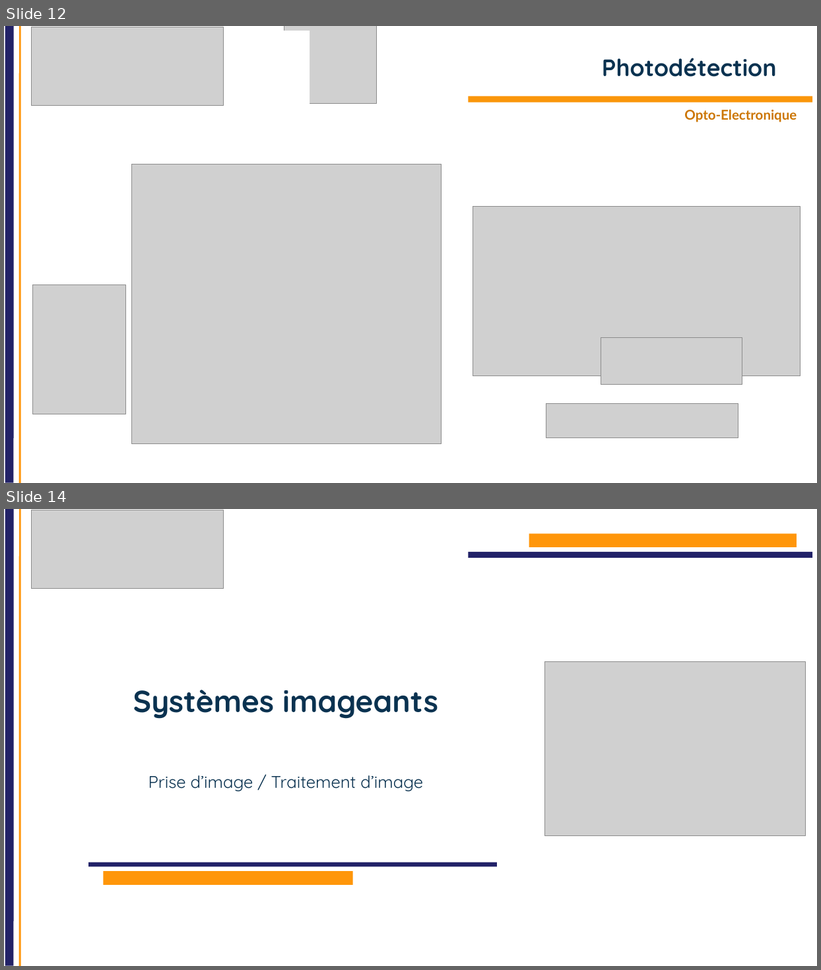
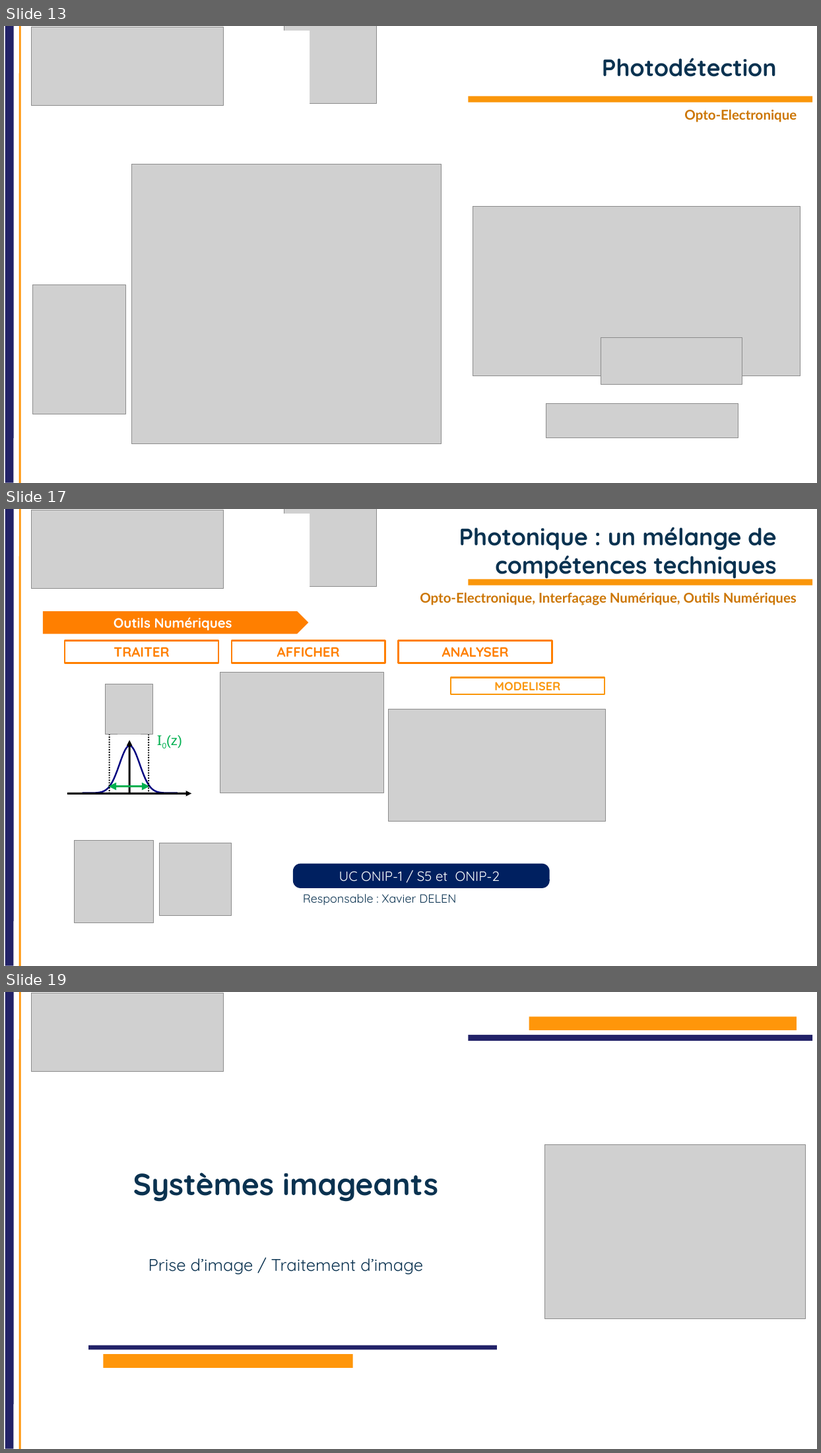
Before and after one commit to IOGS-Digital-Methods/semester-5, a slide deck: OptoElectronique/Cours/S5_Intro_2026_V2.pptx. Shown one above the other, each under a label of ours: slides 12 and 14 before the commit, slides 13, 17 and 19 after it; the slides between them are not shown. The pictures are 821x970 and 821x1453 pixels, drawn with LibreOffice and Linux fonts; fonts in the diff are those of the drawing; grey boxes stand for pictures; background and template pictures are left out. Boxes give left, top, right and bottom in pixels: in the first picture for what was removed or moved away, otherwise in the second. Text is boxed around its words. In the diff, an @@ line names an element or a change of style, - is before the commit and + after.

Commit message:
Opto Udate / Intro

```diff
--- a/OptoElectronique/Cours/S5_Intro_2026_V2.pptx
+++ b/OptoElectronique/Cours/S5_Intro_2026_V2.pptx
@@ slide 17 added at (4,509,817,966), background #FFFFFF; not listed: 2 template elements that a slide beside it also shows @@
@@ rectangle added at (26,513,310,598), fill #FFFFFF @@
@@ picture added at (32,510,224,589) @@
@@ picture added at (284,509,377,587) @@
@@ title added at (459,527,776,580), 28 pt, text #0A3250, bold @@
+Photonique : un mélange de compétences techniques
@@ rectangle added at (468,579,813,586), fill #FA960A @@
@@ text added at (420,592,797,605), 16 pt, text #CC7604, bold @@
+Opto-Electronique, Interfaçage Numérique, Outils Numériques
@@ pentagon arrow added at (43,611,309,634), fill #FF7F00, 16 pt, text #FFFFFF, bold @@
+Outils Numériques
@@ rectangle added at (65,641,218,663), outline #FF7F00 2 pt, 16 pt, text #FF7F00, bold @@
+TRAITER
@@ rectangle added at (232,641,385,663), outline #FF7F00 2 pt, 16 pt, text #FF7F00, bold @@
+AFFICHER
@@ rectangle added at (399,641,552,663), outline #FF7F00 2 pt, 16 pt, text #FF7F00, bold @@
+ANALYSER
@@ picture added at (105,684,153,734) @@
@@ picture added at (220,673,384,793) @@
@@ rectangle added at (451,678,605,695), outline #FA960A 2 pt, 14 pt, text #FA960A, bold @@
+MODELISER
@@ group added at (67,716,192,794): 2 arrows, 2 lines, 1 freeform shape, 1 double arrow, 1 text @@
+Ι0(z)
@@ picture added at (388,709,605,821) @@
@@ picture added at (74,841,153,923) @@
@@ picture added at (159,843,232,916) @@
@@ rounded rectangle added at (293,864,550,889), fill #002060, 16 pt, text #FFFFFF @@
+UC ONIP-1 / S5 et ONIP-2
@@ text added at (303,894,456,906), 14 pt, text #0A3250 @@
+Responsable : Xavier DELEN
@@ what was slide 12 is now slide 13 @@
@@ what was slide 14 is now slide 19 @@
```
Also in this commit, not shown: 2 slides changed, 4 other slides added, 1 other file.
